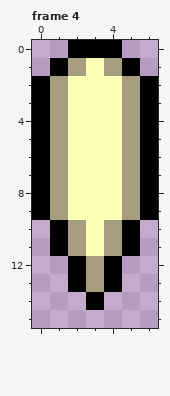
File history of a pixel-art file, Sprites/spr_heart_yellow_shot.aseprite. That is the earlier state.
7x16 pixels, 5 frames. Shown: frame 4. The commit also changed other frames, which this record leaves out.
And afterwards:
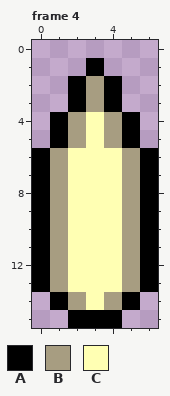
Palette (. is transparent): A #000000  B #a79d81  C #ffffb3
The edit:
Changed rows in their new state; - is an unchanged pixel.
Frame 4:
first column x 0:
 0 --...--
 1 -..A..-
 2 ..ABA..
 3 ..ABA..
 4 .AB-BA.
 5 .AB-BA.
first column x 0:
10 ABC-CBA
11 ABC-CBA
12 ABCCCBA
13 ABCCCBA
14 -ABCBA-
15 --AAA--
Where, in picture pixels (left, top, right, bottom), the same in both pictures:
changed: (32, 40, 158, 148)
changed: (32, 220, 158, 328)
